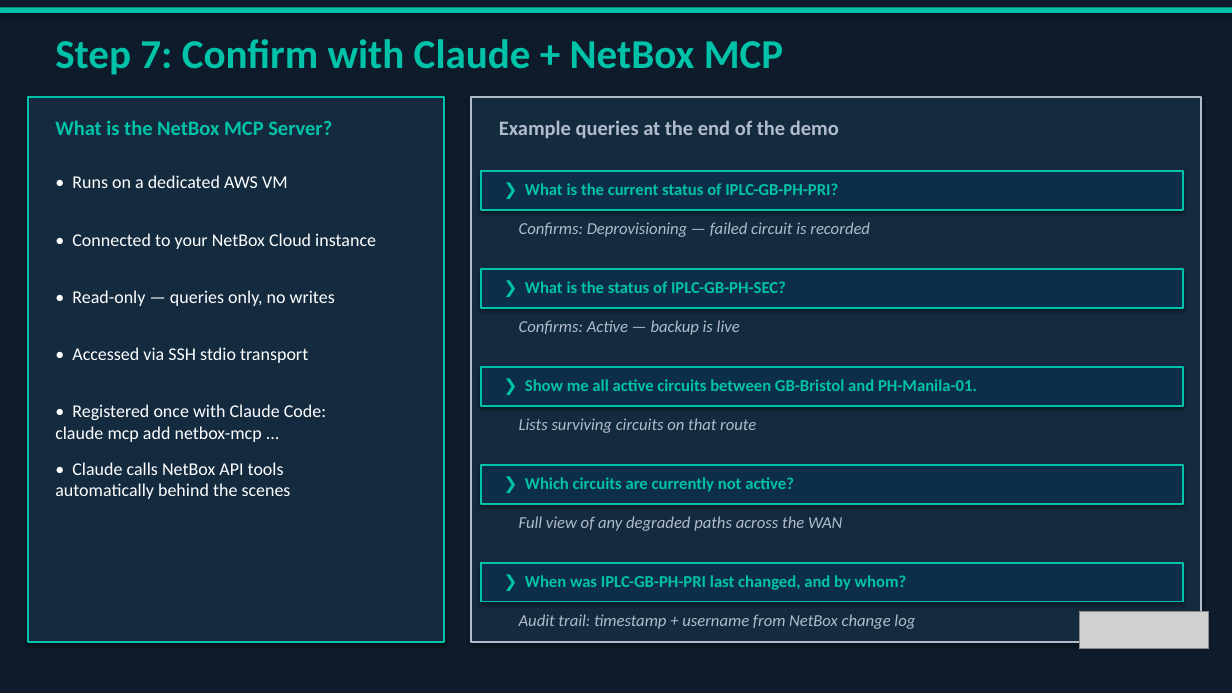
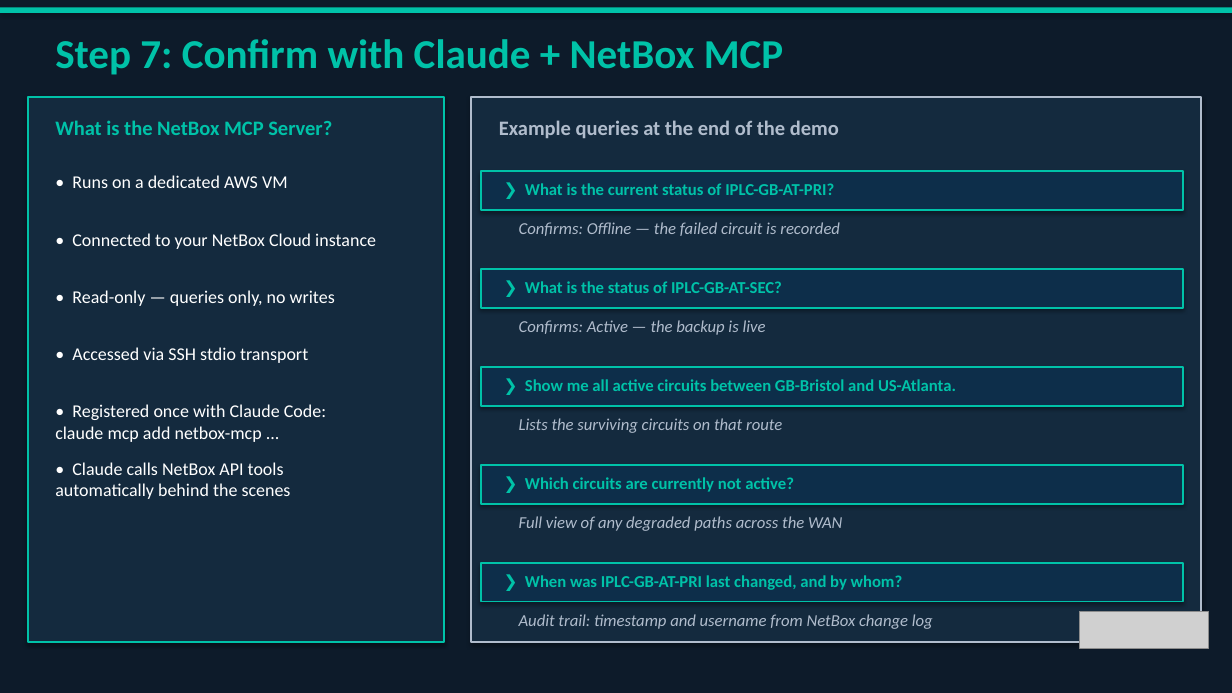
Before and after one commit to my0373/summit-netbox-circuits-demo, a slide deck: slide 12 of slides/Summit_Demo_Deck.pptx. Drawn at 1232x693 pixels with LibreOffice and Linux fonts; fonts in the diff are those of the drawing; grey boxes stand for pictures. Boxes give left, top, right and bottom in pixels: in the first picture for what was removed or moved away, otherwise in the second. Text is boxed around its words. In the diff, an @@ line names an element or a change of style, - is before the commit and + after.

```diff
--- a/slides/Summit_Demo_Deck.pptx
+++ b/slides/Summit_Demo_Deck.pptx
@@ text at bbox=[525, 183, 834, 195]: text changed @@
-❯ What is the current status of IPLC-GB-PH-PRI?
+❯ What is the current status of IPLC-GB-AT-PRI?
@@ text at bbox=[519, 222, 840, 236]: text changed @@
-Confirms: Deprovisioning — failed circuit is recorded
+Confirms: Offline — the failed circuit is recorded
@@ text at bbox=[525, 281, 782, 293]: text changed @@
-❯ What is the status of IPLC-GB-PH-SEC?
+❯ What is the status of IPLC-GB-AT-SEC?
@@ text at bbox=[519, 320, 766, 335]: text changed @@
-Confirms: Active — backup is live
+Confirms: Active — the backup is live
@@ text at bbox=[525, 379, 956, 391]: text changed @@
-❯ Show me all active circuits between GB-Bristol and PH-Manila-01.
+❯ Show me all active circuits between GB-Bristol and US-Atlanta.
@@ text at bbox=[519, 418, 782, 433]: text changed @@
-Lists surviving circuits on that route
+Lists the surviving circuits on that route
@@ text at bbox=[525, 575, 903, 590]: text changed @@
-❯ When was IPLC-GB-PH-PRI last changed, and by whom?
+❯ When was IPLC-GB-AT-PRI last changed, and by whom?
@@ text at bbox=[519, 614, 933, 629]: text changed @@
-Audit trail: timestamp + username from NetBox change log
+Audit trail: timestamp and username from NetBox change log
```
Also in this commit, not shown: 5 other slides changed, 4 slides added, 4 slides removed, 1 other file.
